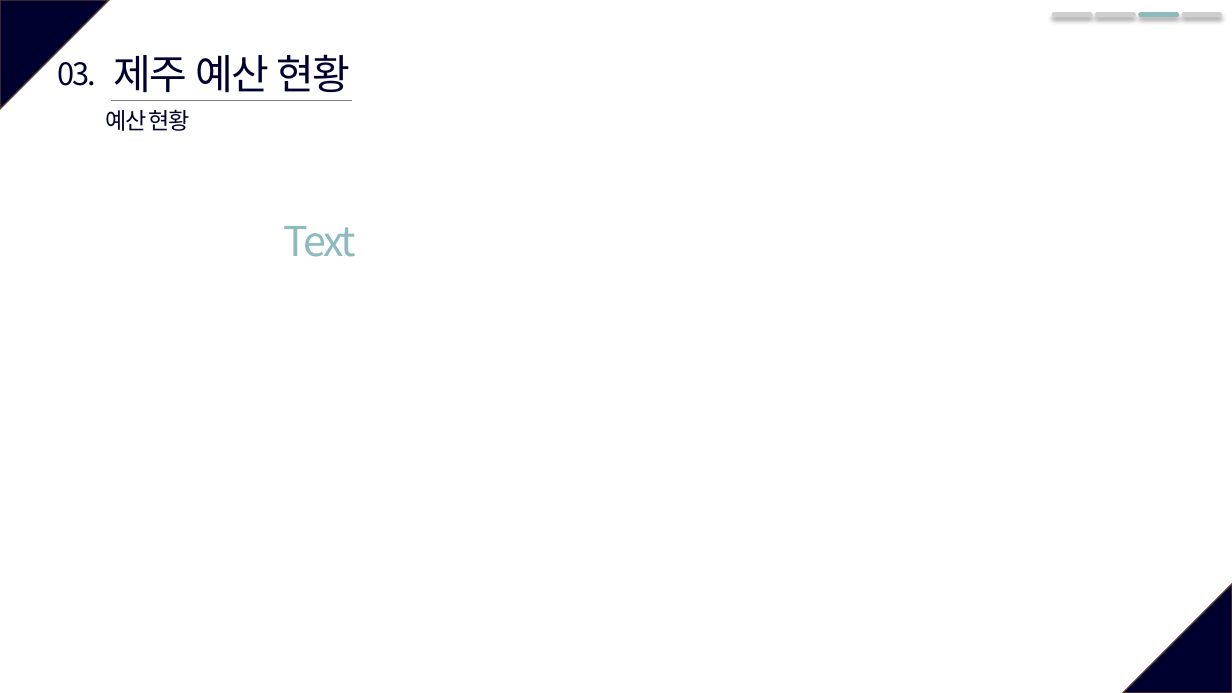
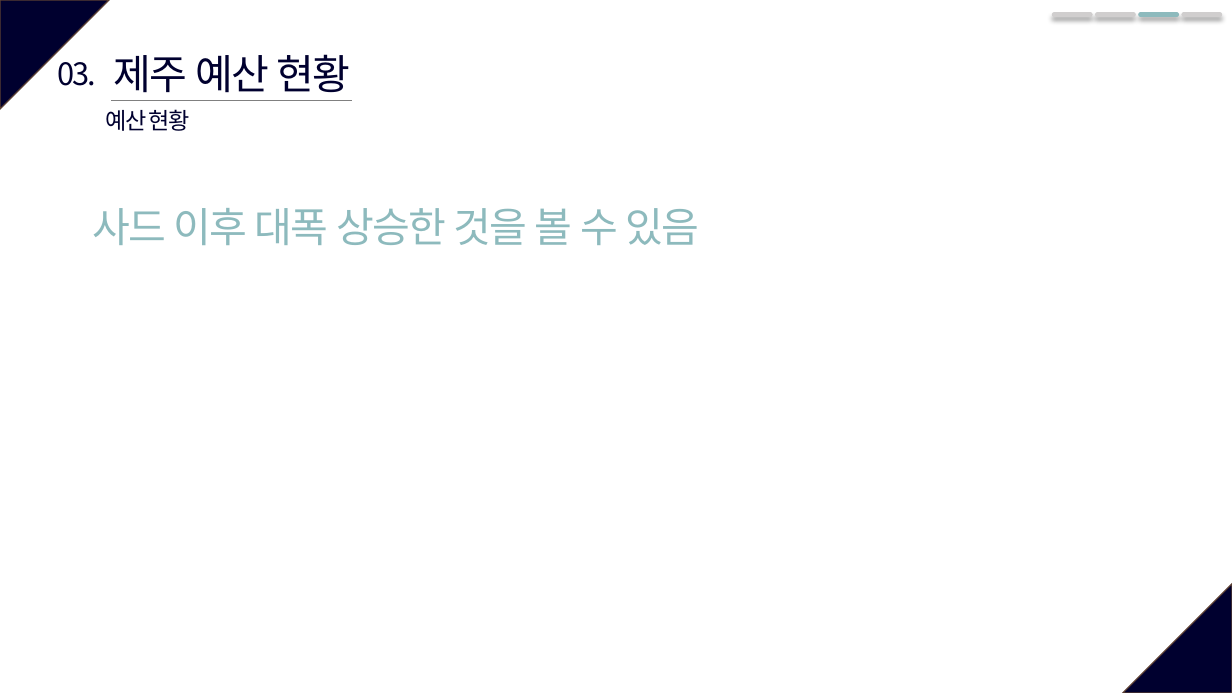
Before and after one commit to so-jeong0127/6-project, a slide deck: slide 11 of 6조_외부환경영향.pptx. Drawn at 1232x693 pixels with LibreOffice and Linux fonts; fonts in the diff are those of the drawing. Boxes give left, top, right and bottom in pixels: in the first picture for what was removed or moved away, otherwise in the second. Text is boxed around its words. In the diff, an @@ line names an element or a change of style, - is before the commit and + after.

```diff
--- a/6조_외부환경영향.pptx
+++ b/6조_외부환경영향.pptx
@@ text added at bbox=[92, 208, 700, 245], 32 pt, text #8DBABD @@
+사드 이후 대폭 상승한 것을 볼 수 있음
@@ text removed at bbox=[283, 226, 356, 257] @@
-Text
```
Also in this commit, not shown: 7 other slides changed.
